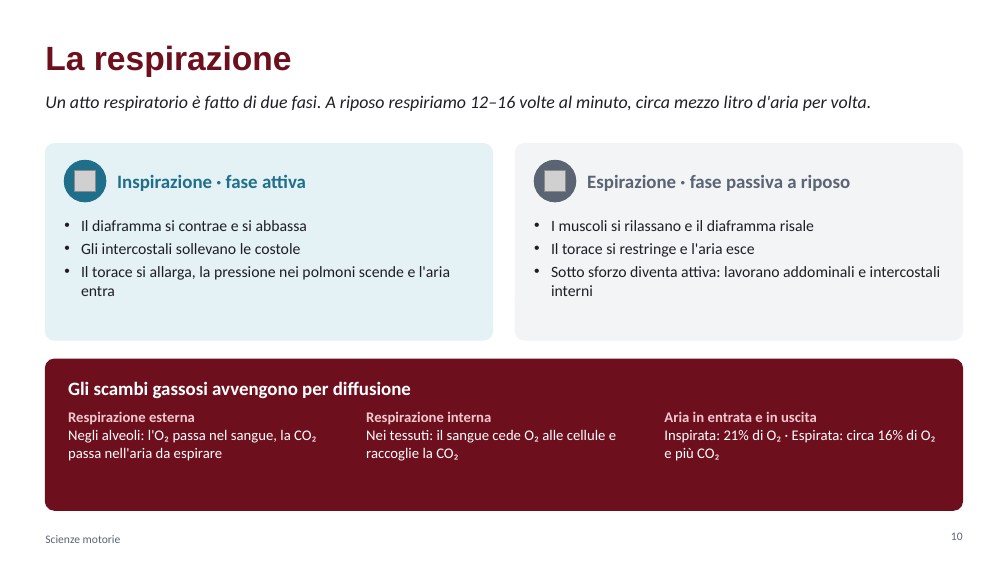
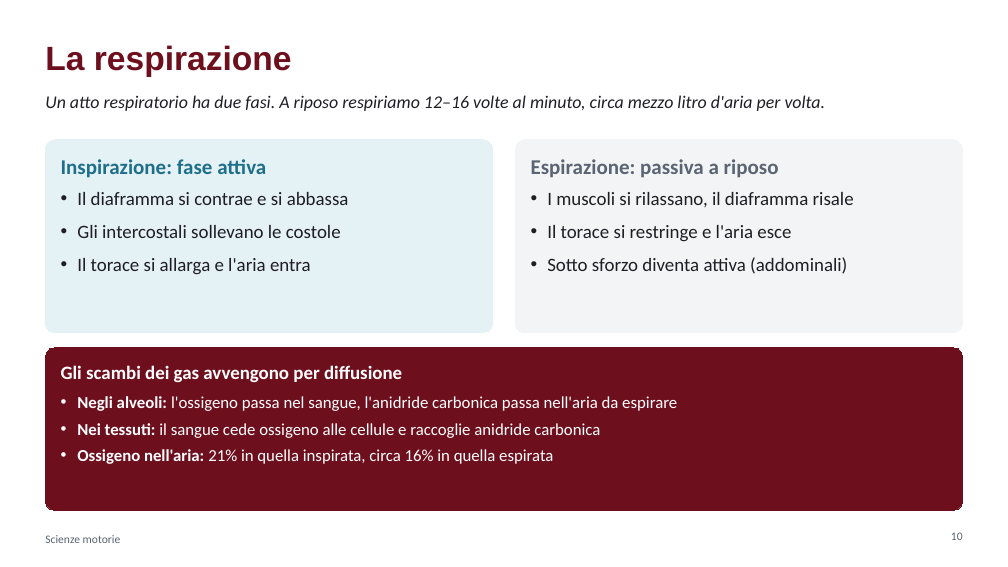
Before and after one commit to krazerrino/ginnastica, a slide deck: slide 10 of Cuore_respiro_e_primo_soccorso.pptx. Drawn at 1008x567 pixels with LibreOffice and Linux fonts; fonts in the diff are those of the drawing; grey boxes stand for pictures. Boxes give left, top, right and bottom in pixels: in the first picture for what was removed or moved away, otherwise in the second. Text is boxed around its words. In the diff, an @@ line names an element or a change of style, - is before the commit and + after.

```diff
--- a/Cuore_respiro_e_primo_soccorso.pptx
+++ b/Cuore_respiro_e_primo_soccorso.pptx
@@ text at (45, 95, 826, 111): text changed @@
-Un atto respiratorio è fatto di due fasi. A riposo respiriamo 12–16 volte al minuto, circa mezzo litro d'aria per volta.
+Un atto respiratorio ha due fasi. A riposo respiriamo 12–16 volte al minuto, circa mezzo litro d'aria per volta.
@@ rounded rectangle "Inspirazione: fase attiva": place and size @@
-rounded rectangle "Inspirazione: fase attiva" at (45, 144, 493, 340)
+rounded rectangle "Inspirazione: fase attiva" at (45, 140, 493, 333)
@@ rounded rectangle "Inspirazione: fase attiva" at (45, 140, 493, 333): outline #E4F1F5 1 pt to #E4F1F5 0.75 pt; proportions changed @@
@@ rounded rectangle "Espirazione: passiva a riposo": place and size @@
-rounded rectangle "Espirazione: passiva a riposo" at (551, 220, 941, 296)
+rounded rectangle "Espirazione: passiva a riposo" at (516, 140, 963, 333)
@@ rounded rectangle "Espirazione: passiva a riposo" at (516, 140, 963, 333): fill none to #F3F4F6; outline none to #F3F4F6 0.75 pt @@
@@ rounded rectangle removed at (516, 144, 963, 340) @@
@@ text in rounded rectangle at (61, 159, 349, 275): text added @@
+Inspirazione: fase attiva
+• Il diaframma si contrae e si abbassa
+• Gli intercostali sollevano le costole
+• Il torace si allarga e l'aria entra
@@ ellipse removed at (64, 160, 106, 202) @@
@@ picture removed at (75, 171, 96, 192) @@
@@ text removed at (117, 174, 306, 191) @@
-Inspirazione · fase attiva
@@ text in rounded rectangle at (531, 159, 854, 207): text changed; size 15 to 18 pt @@
-• I muscoli si rilassano e il diaframma risale
+Espirazione: passiva a riposo
+• I muscoli si rilassano, il diaframma risale
@@ ellipse removed at (535, 160, 576, 202) @@
@@ picture removed at (544, 171, 566, 192) @@
@@ text removed at (587, 175, 850, 191) @@
-Espirazione · fase passiva a riposo
@@ text removed at (81, 220, 450, 296) @@
-• Il diaframma si contrae e si abbassa
-• Gli intercostali sollevano le costole
-• Il torace si allarga, la pressione nei polmoni scende e l'aria entra
@@ text in rounded rectangle at (547, 225, 791, 242): size 15 to 18 pt in "Il torace si restringe e l'aria esce"; more space between paragraphs @@
@@ text in rounded rectangle at (547, 257, 847, 274): text changed; size 15 to 18 pt @@
-• Sotto sforzo diventa attiva: lavorano addominali e intercostali interni
+• Sotto sforzo diventa attiva (addominali)
@@ rounded rectangle "Gli scambi dei gas avvengono ...": place and size @@
-rounded rectangle "Gli scambi dei gas avvengono ..." at (45, 359, 963, 510)
+rounded rectangle "Gli scambi dei gas avvengono ..." at (45, 348, 963, 510)
@@ rounded rectangle "Gli scambi dei gas avvengono ..." at (45, 348, 963, 510): outline #6E0F1E 1 pt to #6E0F1E 0.75 pt; proportions changed @@
@@ text in rounded rectangle at (61, 365, 677, 464): text added @@
+Gli scambi dei gas avvengono per diffusione
+• Negli alveoli: l'ossigeno passa nel sangue, l'anidride carbonica passa nell'aria da espirare
+• Nei tessuti: il sangue cede ossigeno alle cellule e raccoglie anidride carbonica
+• Ossigeno nell'aria: 21% in quella inspirata, circa 16% in quella espirata
@@ text removed at (68, 381, 411, 398) @@
-Gli scambi gassosi avvengono per diffusione
@@ text removed at (68, 411, 316, 461) @@
-Respirazione esterna
-Negli alveoli: l'O₂ passa nel sangue, la CO₂ passa nell'aria da espirare
@@ text removed at (366, 411, 616, 461) @@
-Respirazione interna
-Nei tessuti: il sangue cede O₂ alle cellule e raccoglie la CO₂
@@ text removed at (664, 411, 936, 461) @@
-Aria in entrata e in uscita
-Inspirata: 21% di O₂ · Espirata: circa 16% di O₂ e più CO₂
```
Also in this commit, not shown: 36 other slides changed, 1 other file.
